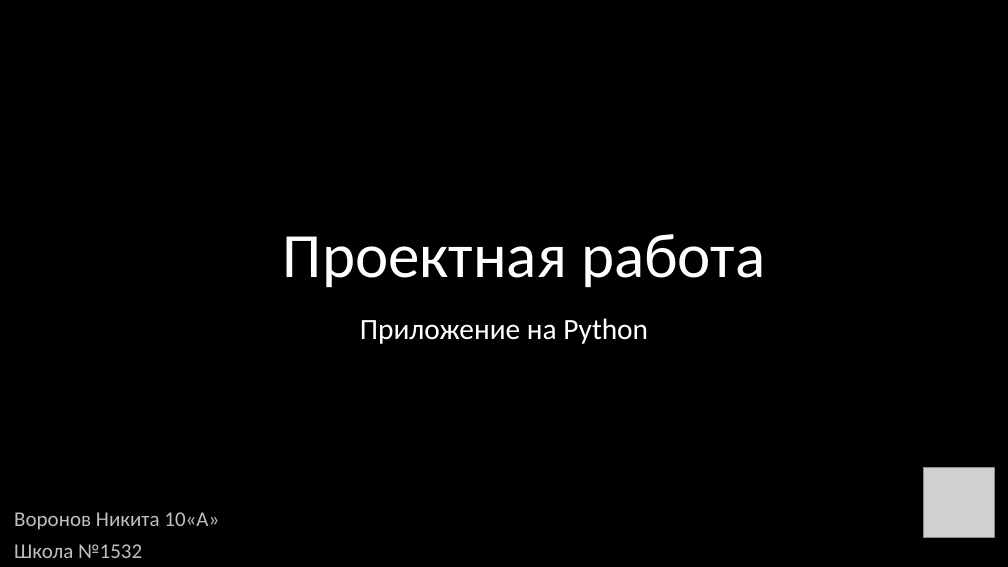
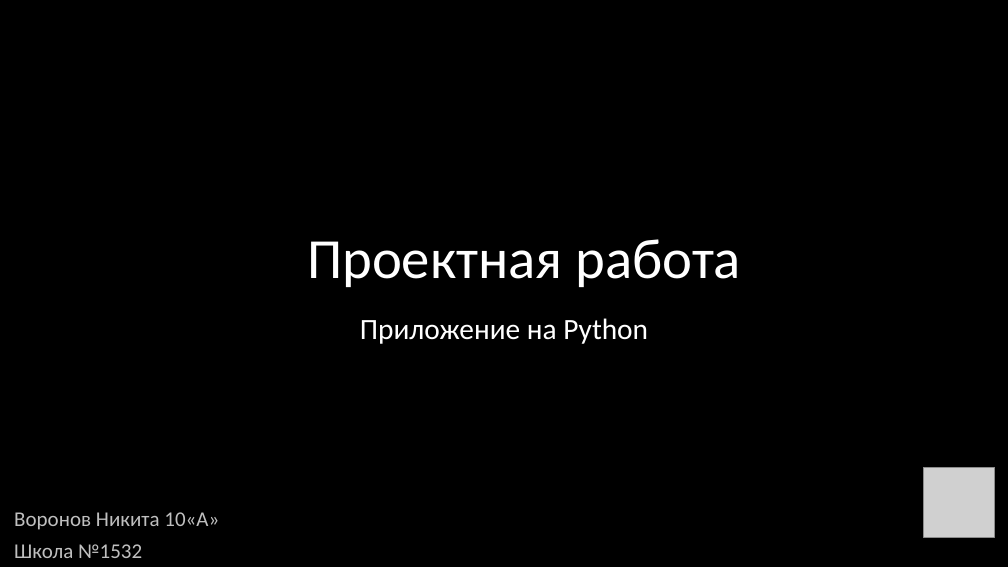
Before and after one commit to voronov-nikita/DoubleScreen, a slide deck: slide 1 of individualProject.pptx. Drawn at 1008x567 pixels with LibreOffice and Linux fonts; fonts in the diff are those of the drawing; grey boxes stand for pictures; background and template pictures are left out. Boxes give left, top, right and bottom in pixels: in the first picture for what was removed or moved away, otherwise in the second. Text is boxed around its words. In the diff, an @@ line names an element or a change of style, - is before the commit and + after.

```diff
--- a/individualProject.pptx
+++ b/individualProject.pptx
@@ title "Проектная работа" at <box>307,239,741,287</box>: size 60 to 54 pt @@
```
Also in this commit, not shown: 1 other slide changed, 2 other files.
